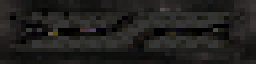
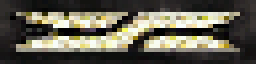
Layered file, before and after one edit (256x64). Changes by layer:
hid "off" over [15, 11, 241, 53]
